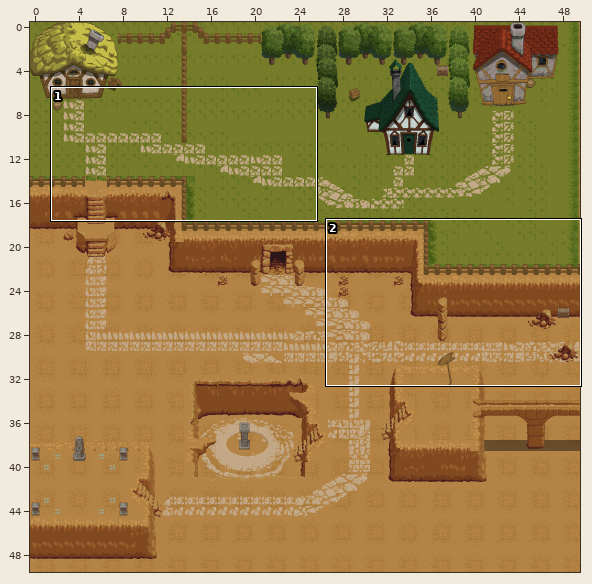
Level history. Tiled map: Resources/Maps/DeathDesert/DeathDesert.tmx. The first picture is a wide view before the edit; the outline marks the close-up.
Close-up. First the earlier version:
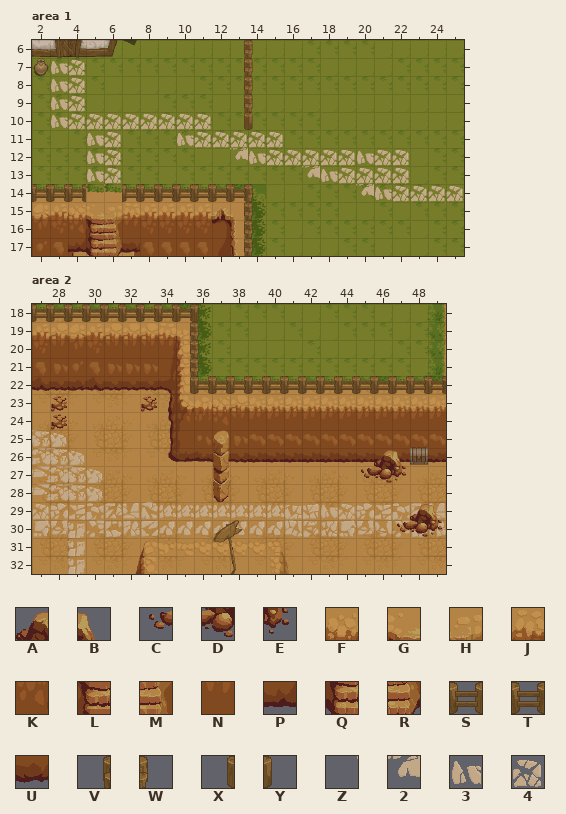
Cells are 32x32 px. Shown: area 1 x 2..25, y 6..17; area 2 x 27..49, y 18..32. The commit also changed other parts of the map, which this record leaves out.
Key: from "DesertItem": A 132, B 133, C 193, D 194, E 195, F 629, G 630, H 631, J 632, K 691, L 692, M 693, N 694, P 753, Q 754, R 755, S 1769, T 1770, U 1821, V 1831, W 1832, X 1893, Y 1894; from "DesertRoad": Z 45, 2 46, 3 90, 4 91.
_ is an empty cell.
Layers that did not change in this view are not listed.
Layer "StructBridge" before, area 1, first column x 2:
 6 ___________VW___________
 7 _34________VW___________
 8 _34________VW___________
 9 _34________VW___________
10 _344444444_XY___________
11 ___34___344444__________
12 ___34______2344444344___
13 ___34__________234444___
14 __________________234444
15 __FGHJ________________Z_
16 __KLMN__________________
17 __PQRU__________________
Layer "Decorations" before, area 2, first column x 40:
21 __________
22 SSSSSSSSST
23 __________
24 __________
25 __________
26 ______AB__
27 _____CDE__
28 __________
29 ________AB
30 _______CDE
31 __________
32 __________
After the commit:
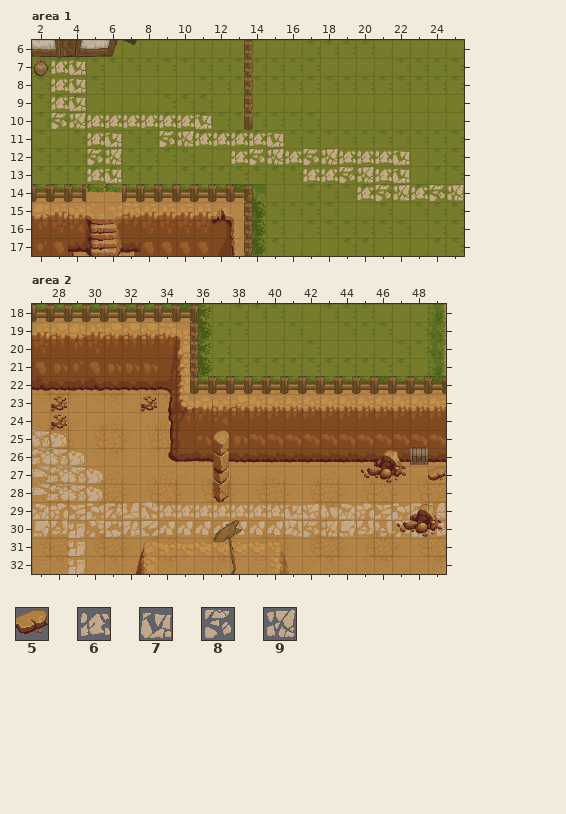
Further tiles: from "DesertItem": 5 506; from "DesertRoad": 6 87, 7 88, 8 109, 9 110.
Edits made:
Layer "Road", area 1:
y 7..9: x 3..4 __ -> 67
y 10: x 3..11 _________ -> 896666667
y 11: x 5..6 __ -> 67; x 9..15 _______ -> 8966667
y 12: x 5..6 __ -> 89; x 13..22 __________ -> 6896896667
y 13: x 5..6 __ -> 67; x 17..22 ______ -> 668967
y 14: x 20..25 ______ -> 689689
Layer "StructBridge", area 1:
y 7..9: x 3..4 34 -> __
y 10: x 3..11 344444444 -> _________
y 11: x 5..6 34 -> __; x 10..15 344444 -> ______
y 12: x 5..6 34 -> __; x 13..22 2344444344 -> __________
y 13: x 5..6 34 -> __; x 17..22 234444 -> ______
y 14: x 20..25 234444 -> ______
Layer "Decorations", area 2:
y 27: x 49 _ -> 5
Changed places in both close-ups, as pixel boxes (x1, y1, x2, y2):
changed: (51, 60, 464, 202)
added: (428, 467, 446, 481)
